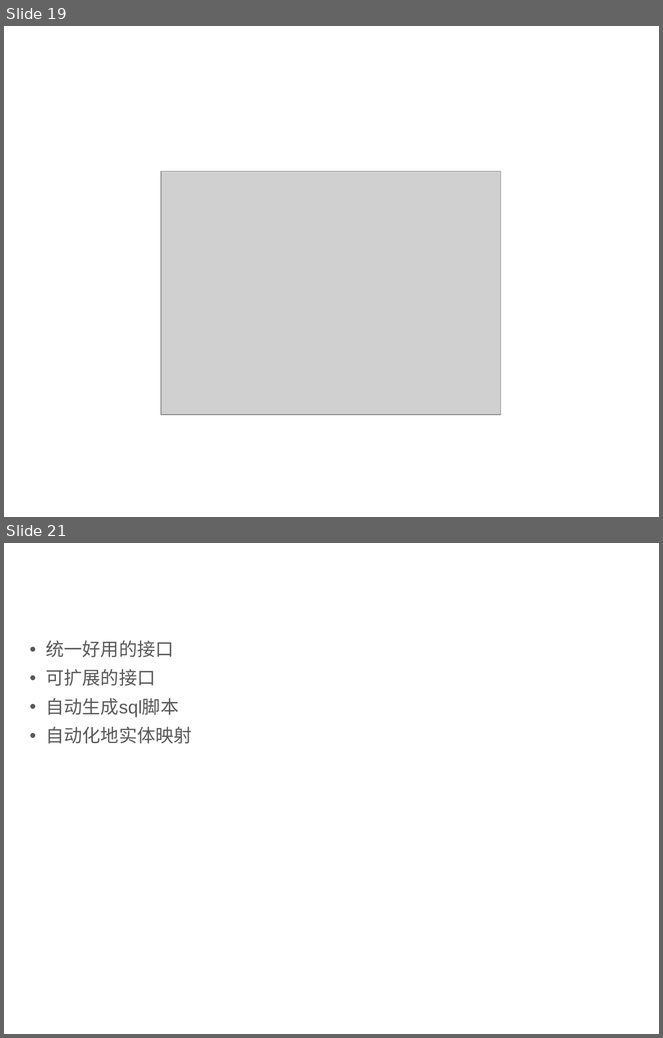
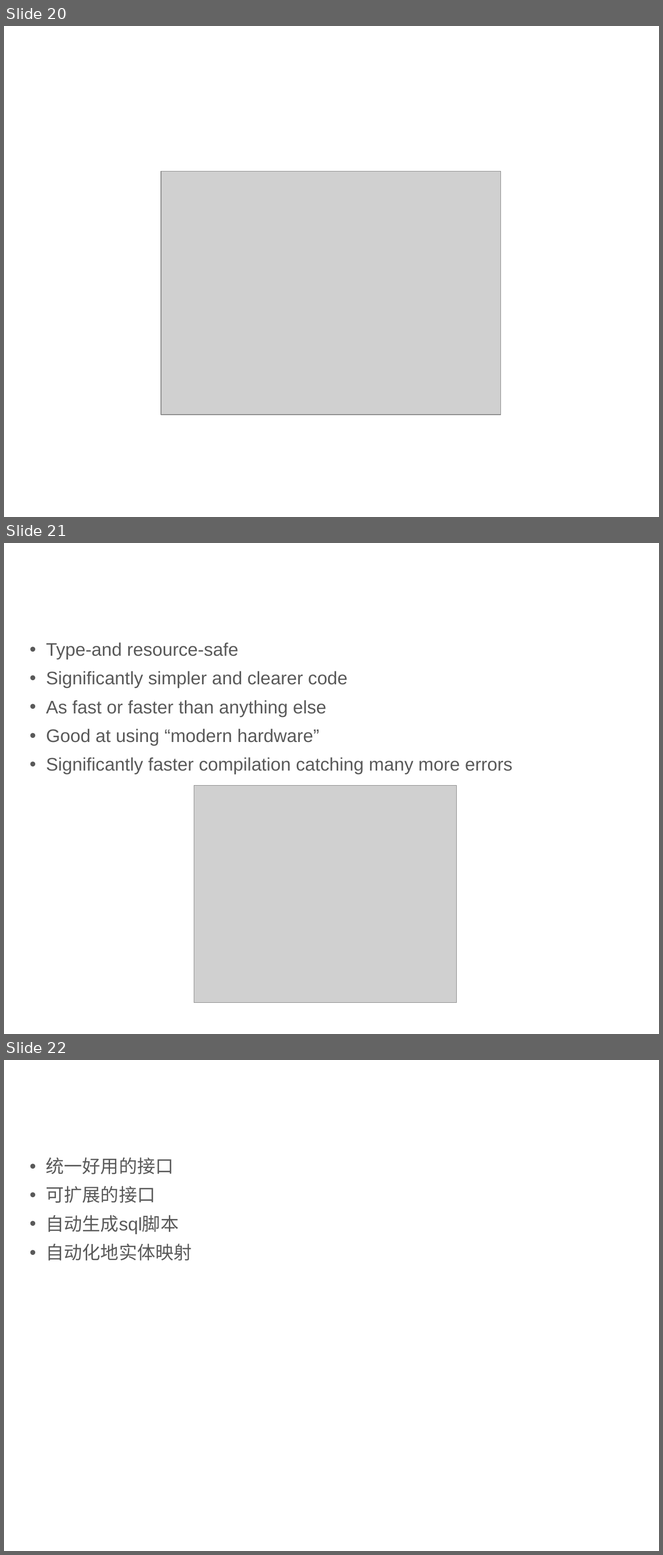
Before and after one commit to qicosmos/cppcon2017, a slide deck: CPP-Summit.pptx. Shown one above the other, each under a label of ours: slides 19 and 21 before the commit, slides 20, 21 and 22 after it; the slides between them are not shown. The pictures are 663x1038 and 663x1555 pixels, drawn with LibreOffice and Linux fonts; fonts in the diff are those of the drawing; grey boxes stand for pictures; background and template pictures are left out. Boxes give left, top, right and bottom in pixels: in the first picture for what was removed or moved away, otherwise in the second. Text is boxed around its words. In the diff, an @@ line names an element or a change of style, - is before the commit and + after.

```diff
--- a/CPP-Summit.pptx
+++ b/CPP-Summit.pptx
@@ slide 21 added at [4,543,659,1034], background #FFFFFF @@
@@ text added at [23,565,493,595], 24 pt, text #FFFFFF @@
+Future C++
@@ text added at [46,642,513,774], 20 pt, text #595959 @@
+• Type-and resource-safe
+• Significantly simpler and clearer code
+• As fast or faster than anything else
+• Good at using “modern hardware”
+• Significantly faster compilation catching many more errors
@@ picture added at [194,785,457,1003] @@
@@ what was slide 19 is now slide 20 @@
@@ what was slide 21 is now slide 22 @@
```
Also in this commit, not shown: 3 slides changed, 13 other slides added, 1 slide removed.
